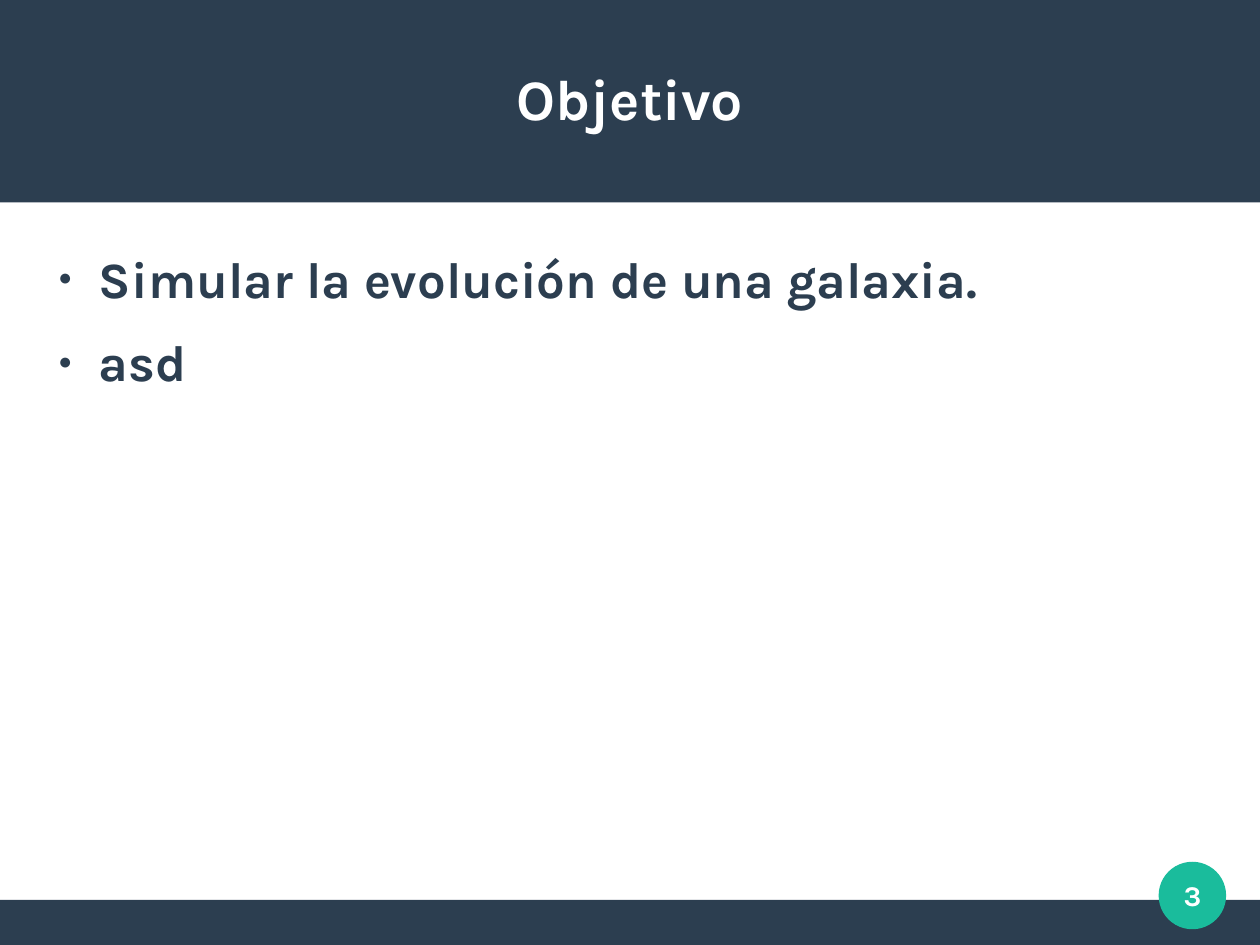
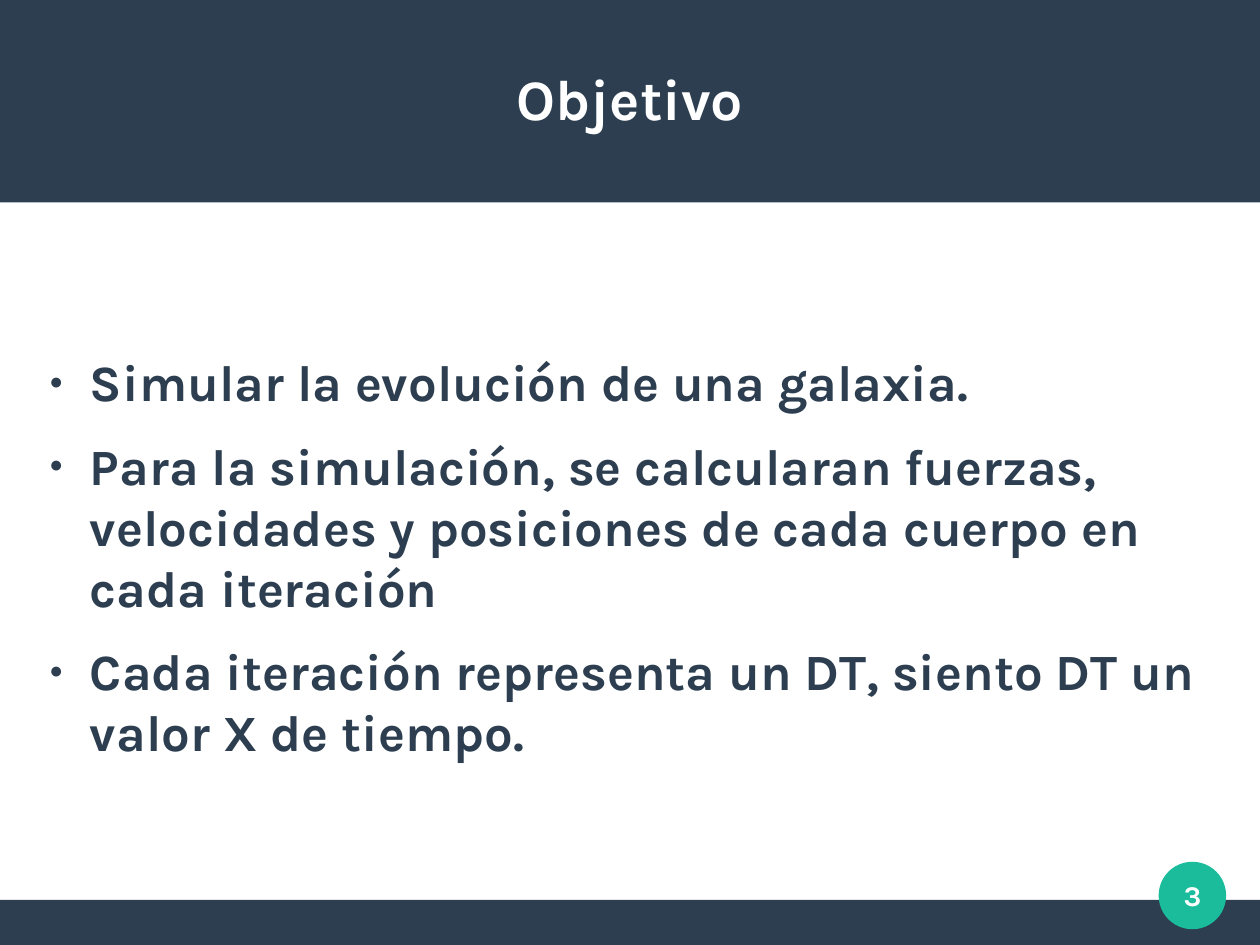
Before and after one commit to javier-a-agustin/tp-final-Introduccion-a-la-Concurrencia-2020, a slide deck: slide 3 of presentacion.odp. Drawn at 1260x945 pixels with LibreOffice and Linux fonts; fonts in the diff are those of the drawing. Boxes give left, top, right and bottom in pixels: in the first picture for what was removed or moved away, otherwise in the second. Text is boxed around its words. In the diff, an @@ line names an element or a change of style, - is before the commit and + after.

```diff
--- a/presentacion.odp
+++ b/presentacion.odp
@@ text "Simular la evolución de una ...": place and size @@
-text "Simular la evolución de una ..." at (99, 258, 977, 382)
+text "Simular la evolución de una ..." at (90, 361, 1194, 763)
@@ text at (90, 445, 1194, 763): text changed @@
-● asd
+● Para la simulación, se calcularan fuerzas, velocidades y posiciones de cada cuerpo en cada iteración
+● Cada iteración representa un DT, siento DT un valor X de tiempo.
```
Also in this commit, not shown: 1 other slide changed, 3 slides added, 1 slide removed, 1 other file.
